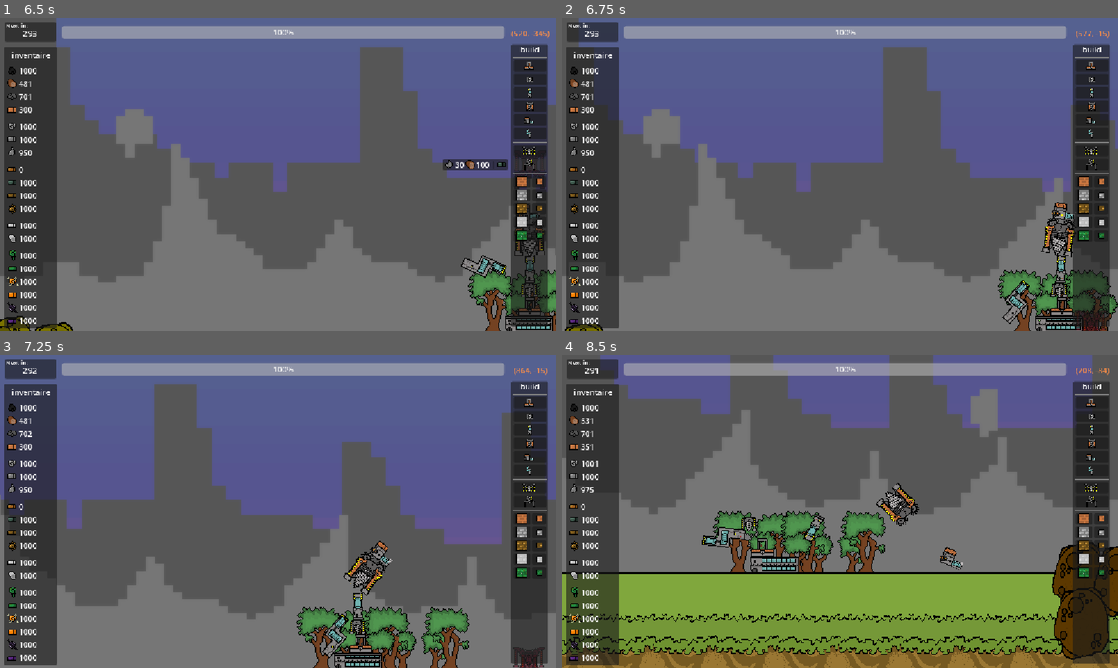
Above: before the commit, frames 1-4 (two rows, left to right).
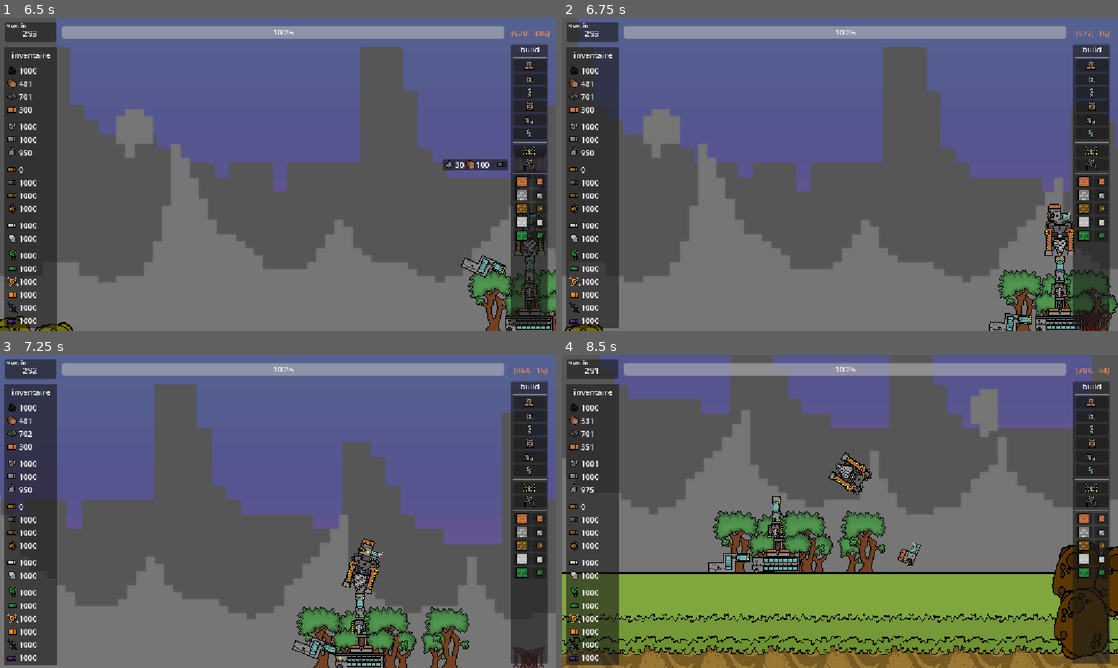
Above: after the commit, the same moments.

Repository: lucasbou-upsider/Indie-jam
Game: Godot game, scene res://scene/world.tscn
Two runs of this game, one before a commit and one after it. Both use one fixed random seed, a clock stepped at 60 frames per second and the inputs below.
Inputs (mouse positions are in pixels of both pictures, inside the frame that each line leads up to):
- Up to frame 1 (6.5 s): click (528, 64) at 0.5 s; click (528, 80) at 1.25 s; click (528, 93) at 2 s; click (528, 105) at 2.75 s; click (528, 121) at 3.5 s; click (528, 133) at 4.25 s; click (528, 149) at 5 s; click (528, 165) at 5.75 s
- Up to frame 2 (6.75 s): move the mouse to (1090, 324) at 6.52 s; hold D (droite) from 6.53 s (still down); tap E (verif_pv) at 6.6 s
- Up to frame 3 (7.25 s): keep holding D (droite)
- Up to frame 4 (8.5 s): move the mouse to (923, 642) at 7.27 s; release D (droite) at 7.28 s; hold S (bas) 7.28-8.03 s; right-click (923, 642) at 7.35 s; tap E (verif_pv) at 7.55, 8.3 s; move the mouse to (873, 530) at 8.02 s; hold D (droite) from 8.03 s (still down); click (873, 530) at 8.1 s

Frame 1 is identical in both runs. In frame 2, 1.1% of the frame differs, in the area x 76-94%, y 58-100%; in frame 3, 1.5%; in frame 4, 2.4%, in the area x 25-73%, y 30-70%.

Commit message:
auto quake
le courroux du canard cosmique

Diff:
--- a/scene/world.gd
+++ b/scene/world.gd
@@ -21,10 +21,13 @@
 
 
 var speed
+var quake_queue = []
 
 @onready var progress_bar: ProgressBar = $Interface/ProgressBar
 @onready var camera_2d: Camera2D = $Camera2D
 @onready var coordoné: Label = $Interface/Coordoné
+@onready var quake_timer: Timer = $kayou_spawn/quake_timer
+@onready var quaker: Timer = $kayou_spawn/quaker
 
 
 func _ready() -> void:
@@ -37,7 +40,7 @@
 
 	#deplacement de la camera
 	if Input.is_action_just_pressed("verif_pv"):
-		quake(randi_range(200, 700))
+		earth_quake(500)
 	if Input.is_action_pressed("courir"):
 		speed = 5
 	else:
@@ -71,6 +74,17 @@
 		if c is bloc or c is transformateur or c is foreuse:
 			c.linear_velocity = Vector2(randf_range(-1, 1), randf_range(-1, 1))*intensity
 
+func earth_quake(intensity):
+	for i in range(3):
+		quake_queue.push_back(intensity)
+
+func _on_quake_timer_timeout() -> void:
+	if quake_queue.size() > 0:
+		quake(quake_queue.pop_front())
+
+func _on_quaker_timeout() -> void:
+	if randi_range(0, 4) == 0:
+		earth_quake(randi_range(200, 700))
 
 func _on_button_foreuse_pressed() -> void:
 	if not GLOBAL.mouse_busy:
--- a/scene/world.tscn
+++ b/scene/world.tscn
@@ -160,6 +160,13 @@
 position = Vector2(2, -2614.3901)
 script = ExtResource("2_w4qq1")
 
+[node name="quake_timer" type="Timer" parent="kayou_spawn" unique_id=853342485]
+autostart = true
+
+[node name="quaker" type="Timer" parent="kayou_spawn" unique_id=1968657509]
+wait_time = 180.0
+autostart = true
+
 [node name="Vague" type="Node2D" parent="." unique_id=1873581090]
 script = ExtResource("6_1402k")
 
@@ -1700,6 +1707,8 @@
 text = "  300"
 horizontal_alignment = 1
 
+[connection signal="timeout" from="kayou_spawn/quake_timer" to="." method="_on_quake_timer_timeout"]
+[connection signal="timeout" from="kayou_spawn/quaker" to="." method="_on_quaker_timeout"]
 [connection signal="timeout" from="Vague/vague_Timer" to="Vague" method="_on_vague_timer_timeout"]
 [connection signal="mouse_entered" from="Interface/Panel_construction/VBoxContainer/Button_scierie" to="Interface/Panel_construction/VBoxContainer/Button_scierie" method="_on_mouse_entered"]
 [connection signal="mouse_exited" from="Interface/Panel_construction/VBoxContainer/Button_scierie" to="Interface/Panel_construction/VBoxContainer/Button_scierie" method="_on_mouse_exited"]
